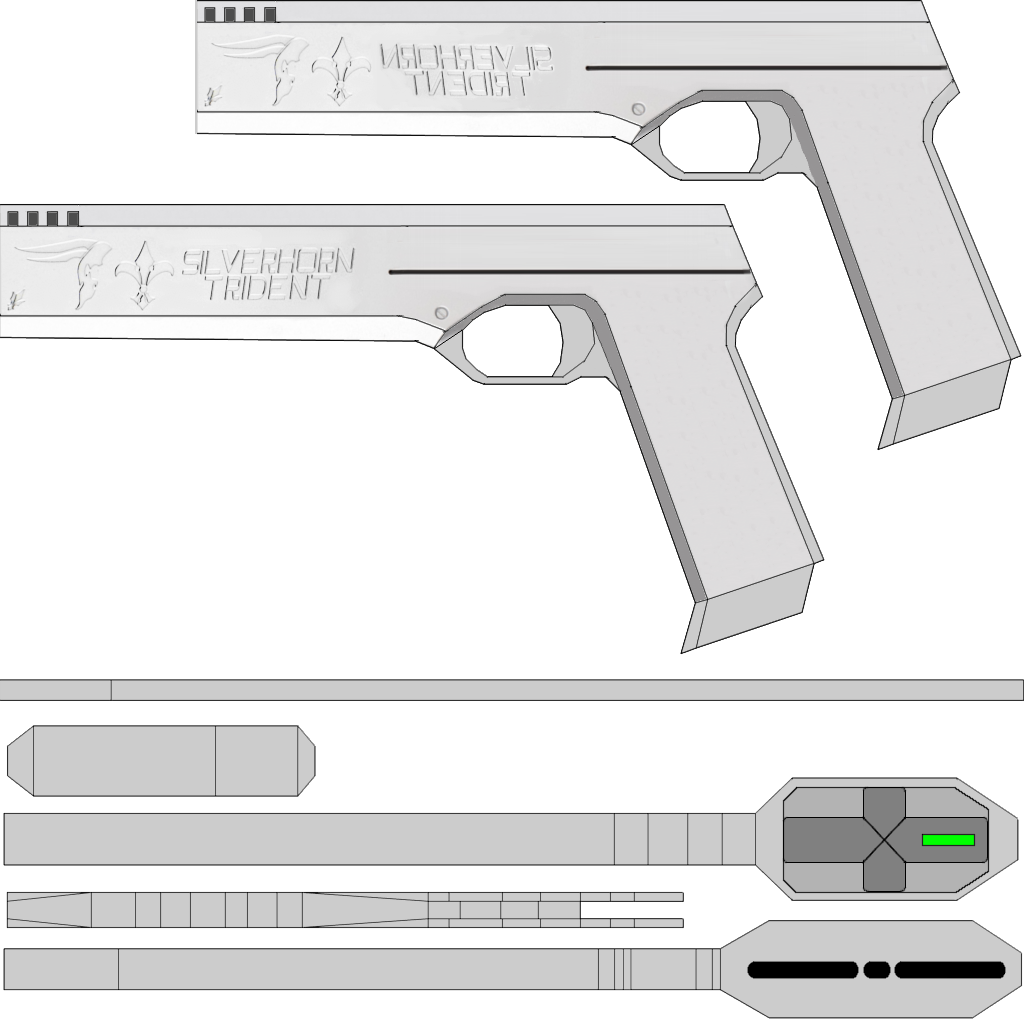
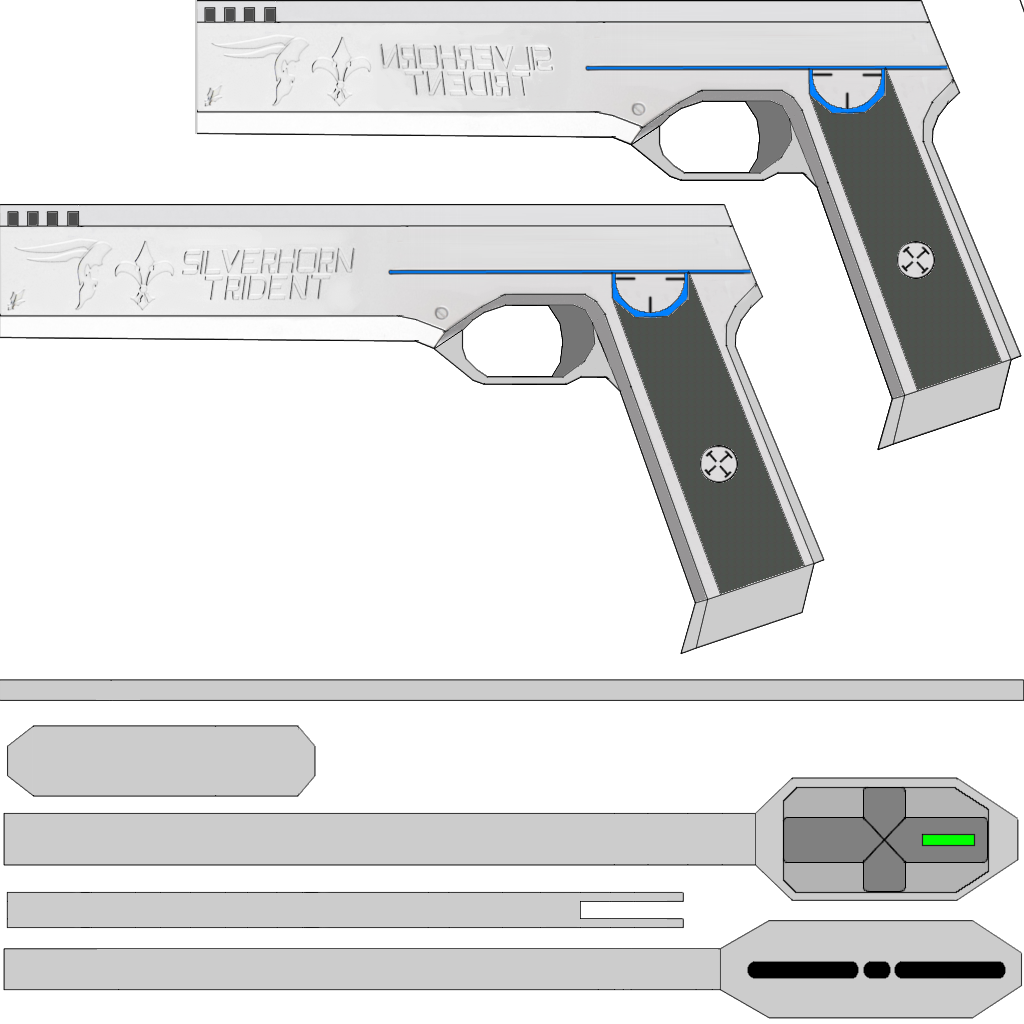
The second 1024×1024 image is a revision of the first. Changes to its layers:
painted on "Decal Lines" over bbox(8, 0, 1024, 989)
moved "Decal Colors" above "Ebene", painted on it over bbox(8, 8, 1006, 979)
